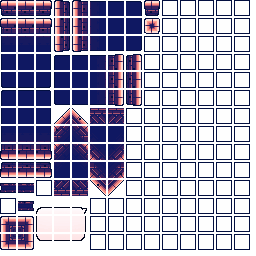
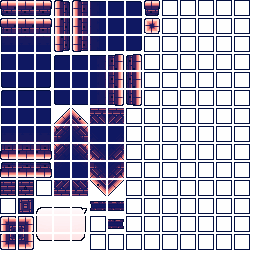
Layers edited between the first and the second 256 × 256 image:
painted on "그룹 2 - 고급 개체 그룹" over <box>0,180,124,249</box>
